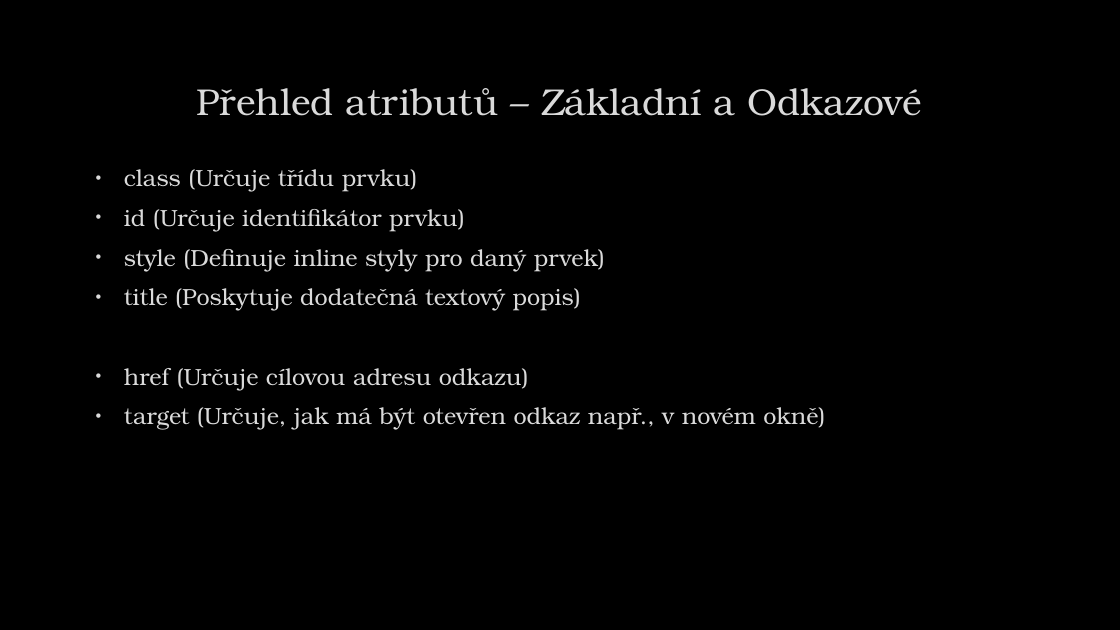
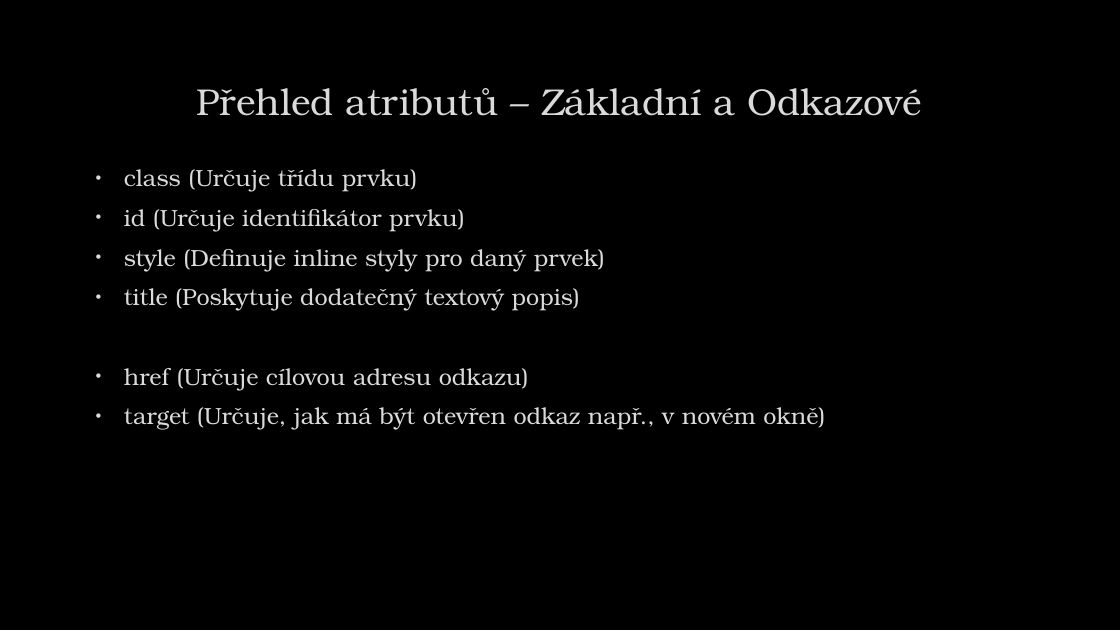
Before and after one commit to Meetsys128/kulisarnaUltra, a slide deck: slide 9 of HTML&JS&CSS_SEIDEL_GRAF.pptx. Drawn at 1120x630 pixels with LibreOffice and Linux fonts; fonts in the diff are those of the drawing; background and template pictures are left out. Boxes give left, top, right and bottom in pixels: in the first picture for what was removed or moved away, otherwise in the second. Text is boxed around its words. In the diff, an @@ line names an element or a change of style, - is before the commit and + after.

```diff
--- a/HTML&JS&CSS_SEIDEL_GRAF.pptx
+++ b/HTML&JS&CSS_SEIDEL_GRAF.pptx
@@ text at box(124, 288, 580, 311): text changed @@
-• title (Poskytuje dodatečná textový popis)
+• title (Poskytuje dodatečný textový popis)
```
Also in this commit, not shown: 4 other slides changed.
